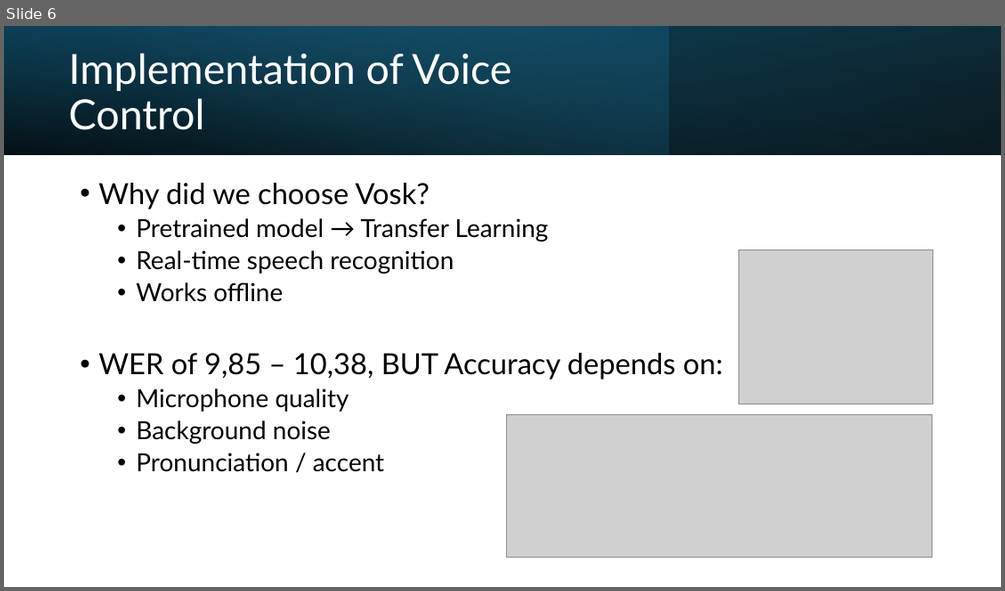
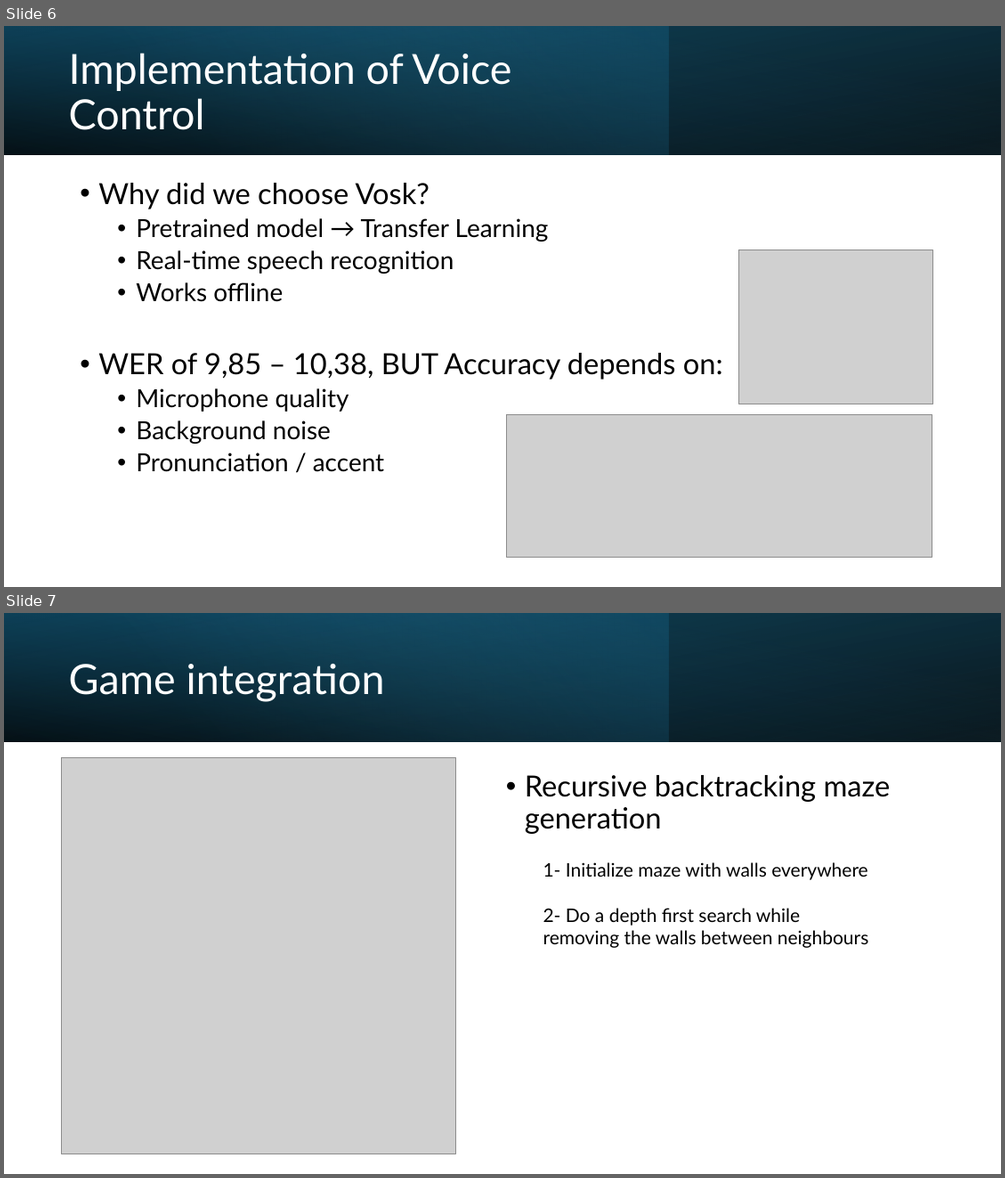
Before and after one commit to K1-mbf/Scibio_final_project, a slide deck: presentation.pptx. Shown one above the other, each under a label of ours: slide 6 before the commit, slides 6 and 7 after it. The pictures are 1005x591 and 1005x1178 pixels, drawn with LibreOffice and Linux fonts; fonts in the diff are those of the drawing; grey boxes stand for pictures. Boxes give left, top, right and bottom in pixels: in the first picture for what was removed or moved away, otherwise in the second. Text is boxed around its words. In the diff, an @@ line names an element or a change of style, - is before the commit and + after.

```diff
--- a/presentation.pptx
+++ b/presentation.pptx
@@ slide 7 added at <box>4,613,1001,1174</box>, background #FFFFFF @@
@@ rectangle added at <box>4,613,1001,742</box>, fill gradient #000000 to #104862 @@
@@ rectangle added at <box>4,613,669,742</box>, fill gradient #156082 to #46B1E1 @@
@@ rectangle added at <box>4,613,1001,742</box>, fill gradient #000000 to #156082 @@
@@ title added at <box>69,664,385,702</box>, 40 pt, text #FFFFFF @@
+Game integration
@@ picture added at <box>62,757,455,1153</box> @@
@@ text added at <box>525,775,890,834</box>, 28 pt, text #000000 @@
+• Recursive backtracking maze generation
@@ text added at <box>543,862,868,948</box>, 18 pt, text #000000 @@
+1- Initialize maze with walls everywhere
+2- Do a depth first search while removing the walls between neighbours
```
Also in this commit, not shown: 5 slides changed, 4 other slides added, 2 slides removed.
